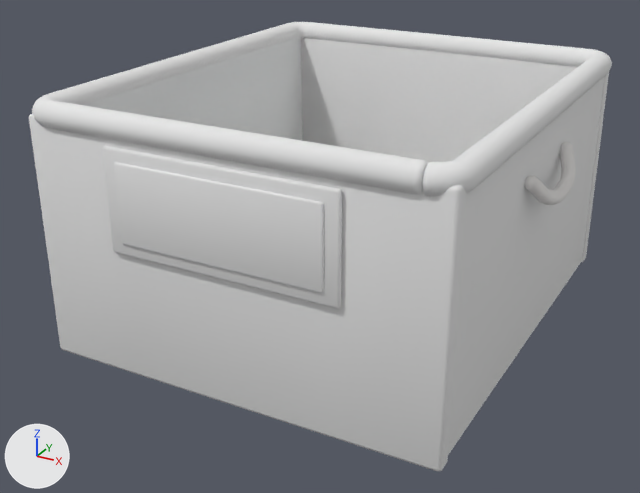
The glTF model assets/models/furniture/crate_linen.glb as it was, and as the next commit left it.
Camera for both pictures: a camera (50 mm lens) standing at (0.235, -0.467, 0.267) and looking at (-0.01, -0.021, 0.045). The lights are fixed; the arrows at lower left show +X, +Y and +Z. The picture after the commit comes second. Vertices at exactly the same position are counted once.

Objects in the first picture: 'leather', 'linen', 'paper'.
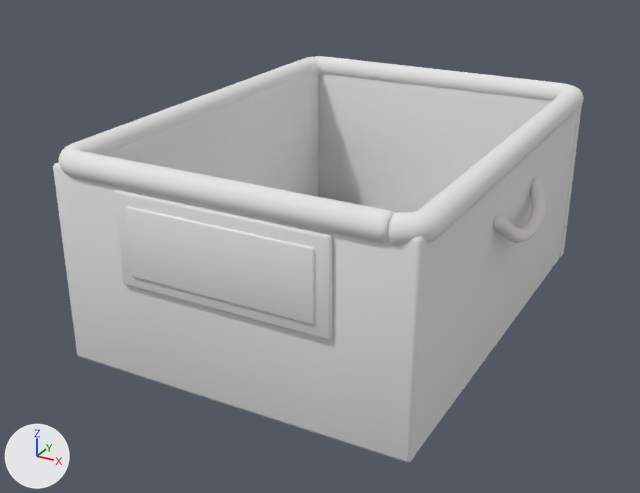
Where the change shows, as pixel boxes [x1, y1, x2, y2] in the pictures (640 x 493 px; the box of a moved part takes in the faces that stretch with it):
'linen', reshaped (9% narrower, 10% shorter)
    before: [29, 22, 612, 471]
    after: [53, 56, 584, 462]
'paper', reshaped (10% narrower, 9% shorter)
    before: [114, 162, 324, 293]
    after: [126, 206, 315, 325]
'leather', reshaped (9% narrower)
    before: [103, 142, 576, 309]
    after: [114, 178, 545, 340]
part 1 of me_stoffbox_001, moved or reshaped
    before: [29, 114, 466, 471]
    after: [53, 162, 427, 462]
part 2 of me_stoffbox_001, moved or reshaped
    before: [301, 38, 609, 262]
    after: [318, 74, 582, 257]
part 3 of me_stoffbox_001, moved or reshaped
    before: [84, 38, 302, 140]
    after: [104, 70, 318, 197]
part 4 of me_stoffbox_001, moved or reshaped
    before: [448, 77, 604, 455]
    after: [417, 110, 577, 452]
part 5 of me_stoffbox_001, added
    after: [58, 56, 584, 246]
part 6 of me_stoffbox_001, deleted
    before: [32, 22, 612, 197]
part 7 of me_leder_001, moved or reshaped
    before: [103, 146, 342, 309]
    after: [114, 190, 332, 340]
part 8 of me_leder_001, moved or reshaped
    before: [525, 142, 576, 205]
    after: [494, 178, 545, 243]
part 9 of me_schild_001, moved or reshaped
    before: [321, 202, 324, 292]
    after: [312, 248, 315, 324]
part 10 of me_schild_001, moved or reshaped
    before: [122, 205, 321, 293]
    after: [133, 250, 312, 325]
part 11 of me_schild_001, moved or reshaped
    before: [114, 162, 321, 243]
    after: [126, 206, 313, 276]

Patch to the scene script:
```diff
--- a/assets/models/furniture/crate_linen.glb.py
+++ b/assets/models/furniture/crate_linen.glb.py
@@ me_stoffbox_001 @@
 # used by ob_linen; location = (0.0, 0.0, 0.0)
-me_stoffbox_001.from_pydata(...)  # 1364 vertices, 2704 faces; spans x -0.125..0.124, y -0.145..0.144, z 0.0..0.152
+me_stoffbox_001.from_pydata(...)  # 1344 vertices, 2664 faces; spans x -0.11..0.109, y -0.145..0.145, z -0.001..0.126
+# me_stoffbox_001 part 1: the loose piece of 110 vertices spanning x -0.121..0.121, y -0.141..-0.131, z 0.0..0.144 is scaled about its middle by (0.877, 0.994, 0.825), then moved by (-0.001, 0.0, -0.013)
+# me_stoffbox_001 part 2: the loose piece of 110 vertices spanning x -0.121..0.122, y 0.13..0.141, z 0.0..0.144 is multiplied about the mesh origin by the matrix ((0.875, -0.006, 0.004), (-0.002, 0.995, 0.002), (0.003, -0.001, 0.823))
+# me_stoffbox_001 part 3: the loose piece of 110 vertices spanning x -0.12..-0.109, y -0.133..0.133, z 0.0..0.144 is scaled about its middle by (0.997, 1, 0.822), then moved by (0.015, 0.0, -0.013)
+# me_stoffbox_001 part 4: the loose piece of 110 vertices spanning x 0.109..0.12, y -0.133..0.134, z 0.0..0.144 is scaled about its middle by (0.982, 1, 0.827), then moved by (-0.015, -0.001, -0.013)
+# me_stoffbox_001 part 5: a new loose piece of 760 vertices spanning x -0.11..0.109, y -0.145..0.145, z 0.111..0.126, in mat_linen
+# me_stoffbox_001 part 6: 760 vertices removed from x -0.125..0.124, y -0.145..0.144, z 0.136..0.152
+# other edits to the shape of me_stoffbox_001 do not show in these pictures
 me_stoffbox_001.materials.append(mat_linen)
@@ me_leder_001 @@
 # used by ob_leather; location = (0.0, 0.0, 0.0)
-me_leder_001.from_pydata(...)  # 800 vertices, 1588 faces; spans x -0.134..0.134, y -0.144..0.038, z 0.075..0.135
+me_leder_001.from_pydata(...)  # 800 vertices, 1588 faces; spans x -0.119..0.119, y -0.144..0.038, z 0.058..0.112
+# me_leder_001 part 7: the loose piece of 56 vertices spanning x -0.068..0.068, y -0.144..-0.141, z 0.075..0.135 is scaled about its middle by (0.928, 0.984, 0.913), then moved by (0.0, 0.0, -0.02)
+# me_leder_001 part 8: the loose piece of 372 vertices spanning x 0.118..0.134, y -0.038..0.038, z 0.095..0.117 is moved by (-0.015, 0.0, -0.025)
+# other edits to the shape of me_leder_001 do not show in these pictures
 me_leder_001.materials.append(mat_leather)
@@ me_schild_001 @@
 # used by ob_paper; location = (0.0, 0.0, 0.0)
-me_schild_001.from_pydata(...)  # 56 vertices, 108 faces; spans x -0.0602..0.0597, y -0.1451..-0.1429, z 0.0825..0.1277
+me_schild_001.from_pydata(...)  # 56 vertices, 108 faces; spans x -0.0553..0.0549, y -0.145..-0.1429, z 0.0647..0.1047
+# me_schild_001 part 9: all 14 vertices in x 0.0586..0.0596, y -0.1451..-0.1431, z 0.1267..0.1277 are moved by (-0.0048, 0.0002, -0.0229)
+# me_schild_001 part 10: all 14 vertices in x -0.0601..-0.0591, y -0.1449..-0.1429, z 0.0825..0.0835 are moved by (0.005, -0.0001, -0.0178)
+# me_schild_001 part 11: all 14 vertices in x -0.0602..-0.0592, y -0.145..-0.143, z 0.1265..0.1275 are moved by (0.005, 0.0, -0.0227)
+# other edits to the shape of me_schild_001 do not show in these pictures
 me_schild_001.materials.append(mat_paper)
```
